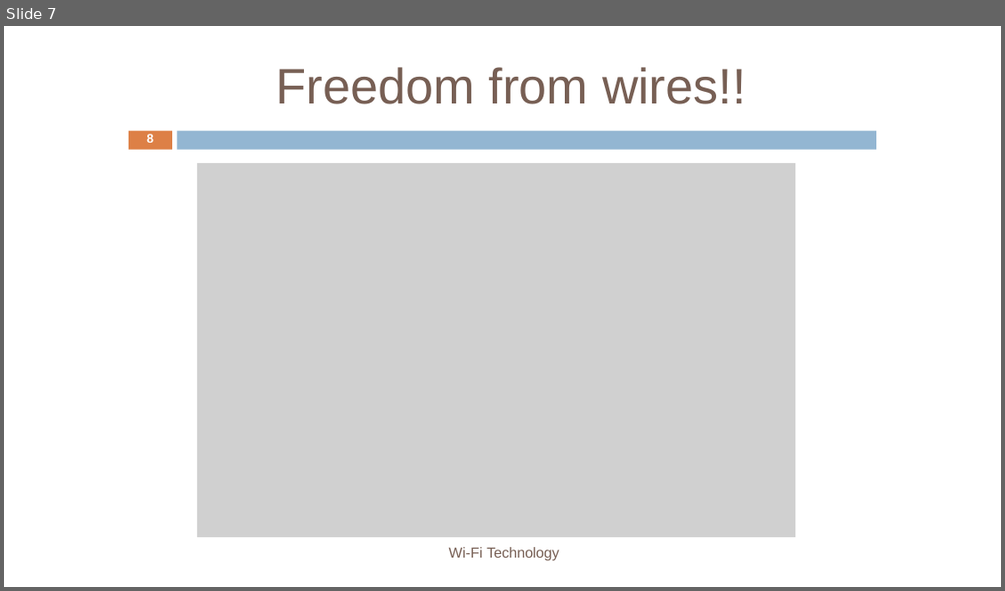
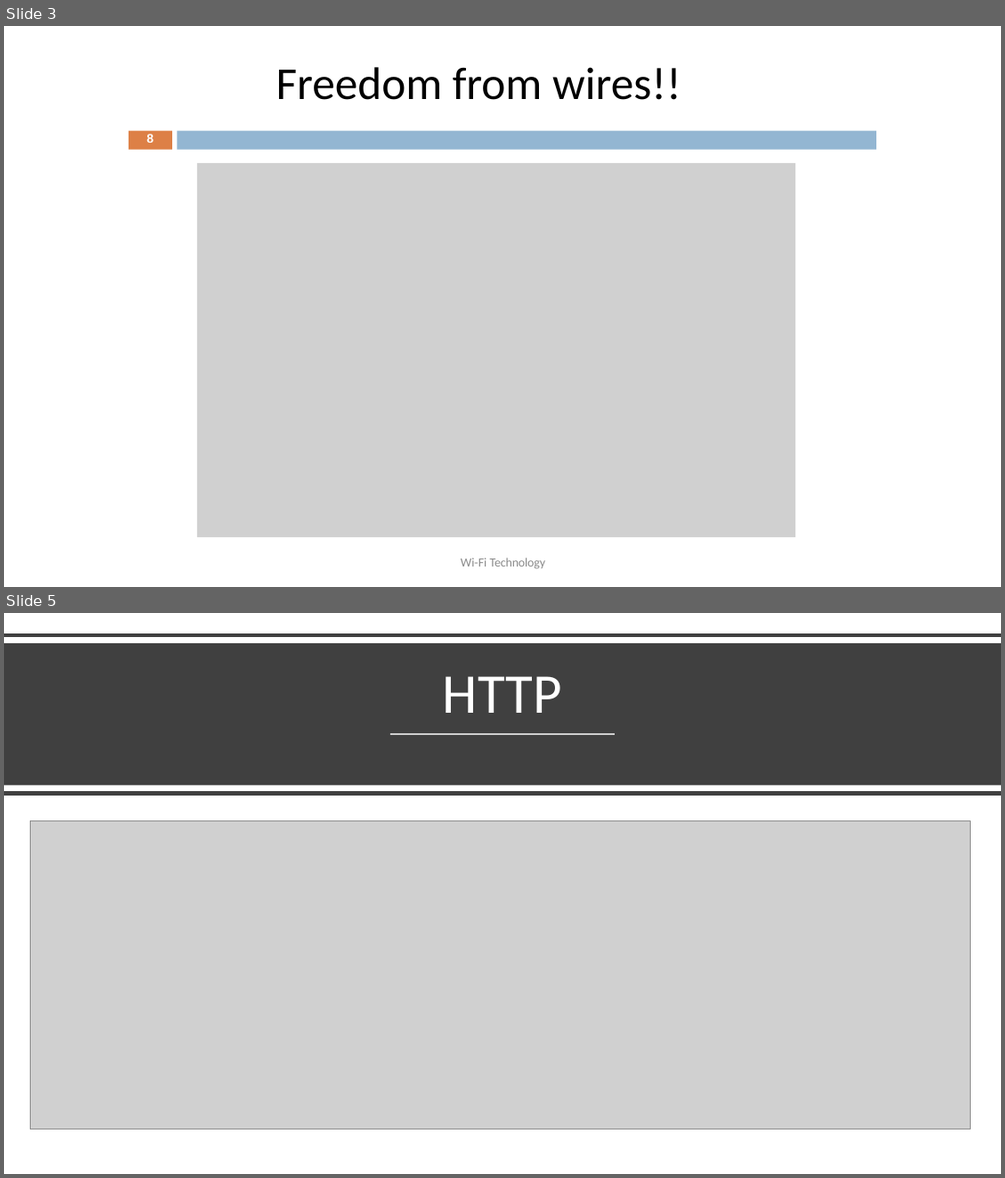
Before and after one commit to sudharsan2000/probot2020, a slide deck: Session PPTs/Seesion2 Node.pptx. Shown one above the other, each under a label of ours: slide 7 before the commit, slides 3 and 5 after it; the slides between them are not shown. The pictures are 1005x591 and 1005x1178 pixels, drawn with LibreOffice and Linux fonts; fonts in the diff are those of the drawing; grey boxes stand for pictures. Boxes give left, top, right and bottom in pixels: in the first picture for what was removed or moved away, otherwise in the second. Text is boxed around its words. In the diff, an @@ line names an element or a change of style, - is before the commit and + after.

```diff
--- a/Session PPTs/Seesion2 Node.pptx
+++ b/Session PPTs/Seesion2 Node.pptx
@@ slide 5 added at (x1=4, y1=613, x2=1001, y2=1174), background #FFFFFF @@
@@ line added from (4, 635) to (1001, 635), #404040 4 pt @@
@@ rectangle added at (x1=4, y1=643, x2=1001, y2=785), fill #404040 @@
@@ title added at (x1=443, y1=676, x2=562, y2=713), 54 pt, text #FFFFFF @@
+HTTP
@@ line added from (390, 734) to (615, 734), #FFFFFF 1.5 pt @@
@@ line added from (4, 793) to (1001, 793), #404040 4 pt @@
@@ picture added at (x1=30, y1=821, x2=971, y2=1129) @@
@@ what was slide 7 is now slide 3 @@
@@ slide 3 changed as well @@
@@ title "Freedom from wires!!" at (x1=276, y1=67, x2=681, y2=100): size 48 to 44 pt, font Arial to Calibri, text colour #775F54 to #000000; line spacing 1 to 0.9; vertical alignment top to middle @@
@@ text "Wi-Fi Technology" moved from (x1=449, y1=547, x2=558, y2=561) to (x1=461, y1=557, x2=546, y2=569) @@
@@ text "Wi-Fi Technology" at (x1=461, y1=557, x2=546, y2=569): size 14 to 12 pt, font Arial to Calibri, text colour #775F54 to #8C8C8C; alignment left to centre; vertical alignment top to middle @@
```
Also in this commit, not shown: 10 other slides changed, 12 other slides added, 7 slides removed, 1 other file.
